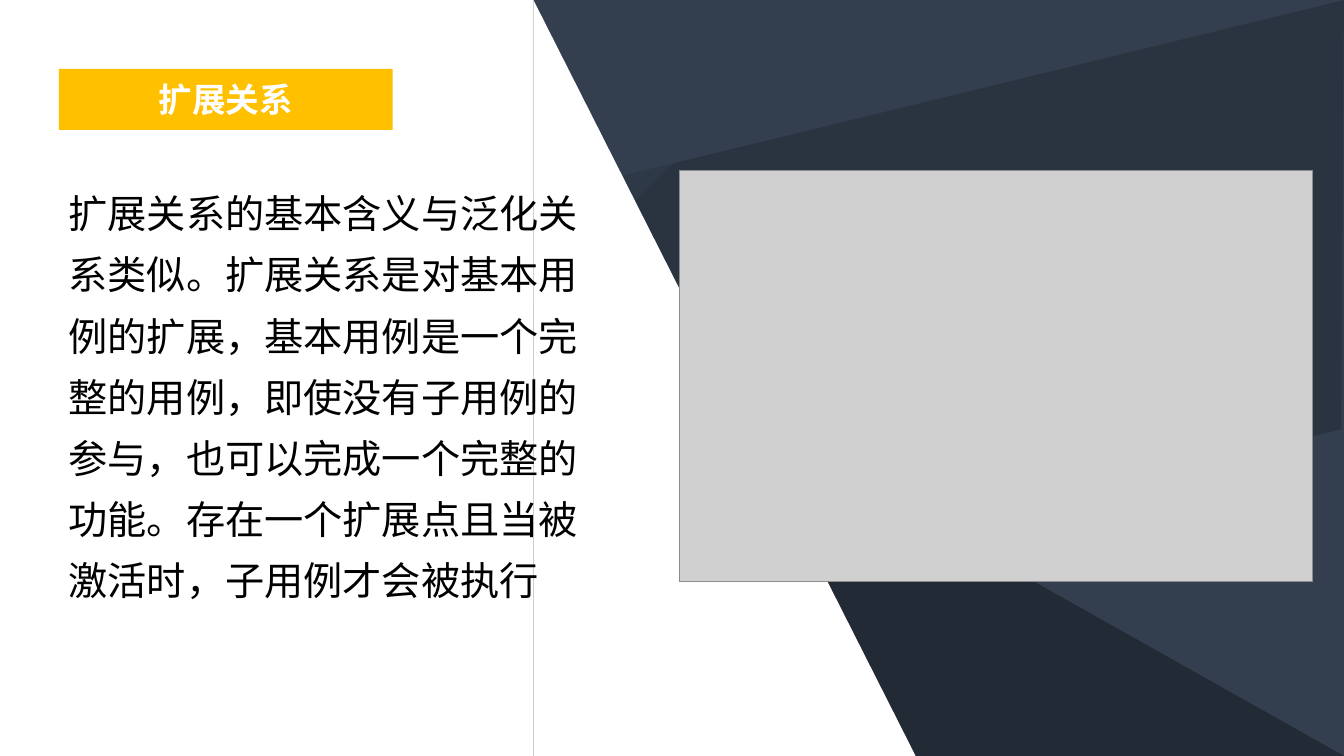
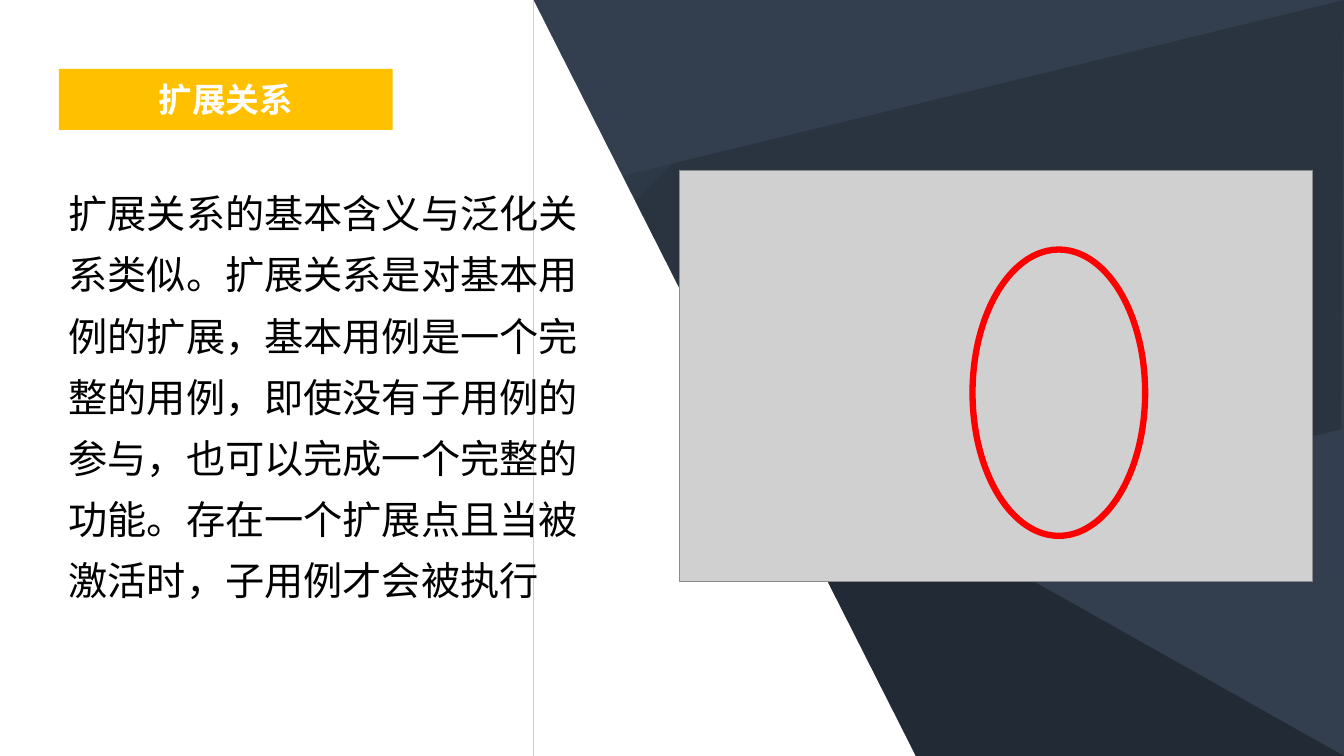
Before and after one commit to PRD2018-G03/PRD2018-G03-SoftwareEngineeringProject, a slide deck: slide 13 of 非受控文档/3_杨以恒/UML基础PPT.pptx. Drawn at 1344x756 pixels with LibreOffice and Linux fonts; fonts in the diff are those of the drawing; grey boxes stand for pictures. Boxes give left, top, right and bottom in pixels: in the first picture for what was removed or moved away, otherwise in the second. Text is boxed around its words. In the diff, an @@ line names an element or a change of style, - is before the commit and + after.

```diff
--- a/非受控文档/3_杨以恒/UML基础PPT.pptx
+++ b/非受控文档/3_杨以恒/UML基础PPT.pptx
@@ ellipse added at <box>973,250,1145,536</box>, outline #FF0000 4.5 pt @@
```
Also in this commit, not shown: 2 other slides changed.
